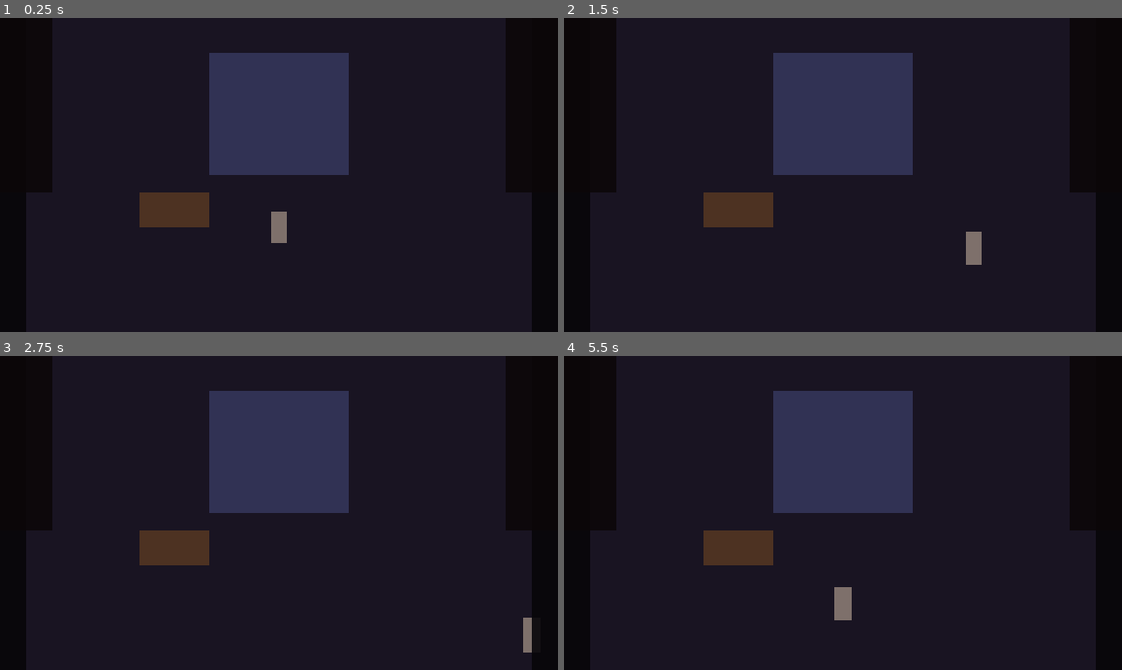
Above: before the commit, frames 1-4 (two rows, left to right).
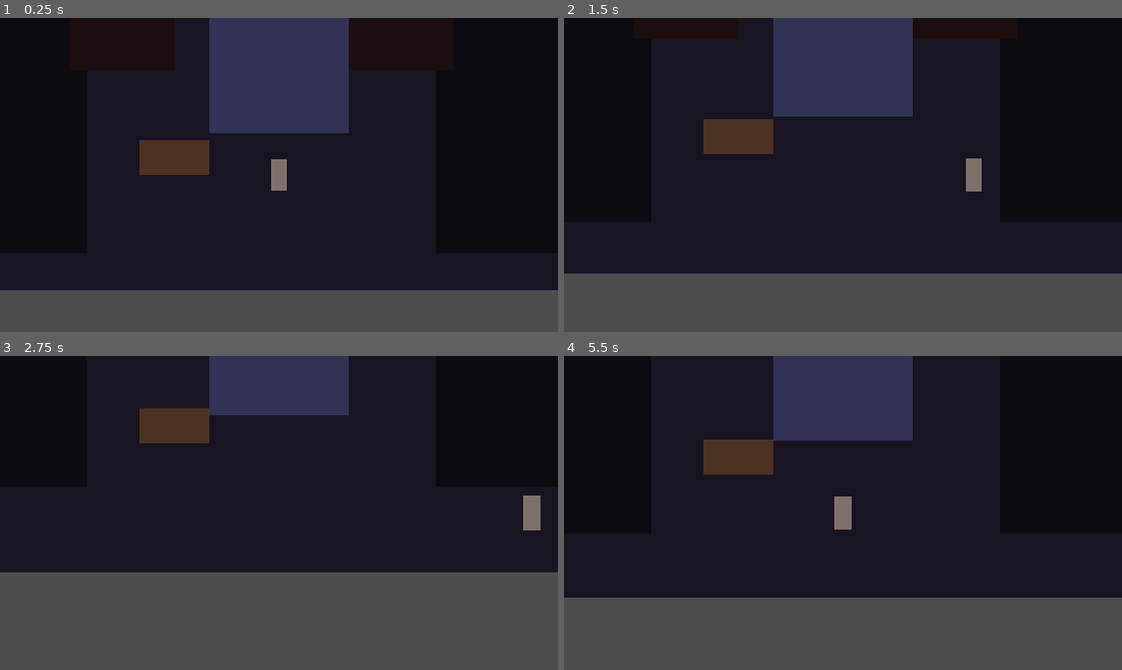
Above: after the commit, the same moments.

Repository: mitomegu03/MitoGit
Game: Godot game, scene res://scenes/side_test.tscn
Same seed, same stepped clock (60 frames per second), same inputs: the game is played once before the commit and once after it. The project has no main scene, so this scene is started directly.
Inputs (mouse positions are in pixels of both pictures, inside the frame that each line leads up to):
- Up to frame 1 (0.25 s): no input
- Up to frame 2 (1.5 s): tap Enter (ui_accept) at 0.5, 0.77 s; move the mouse to (965, 159) at 0.52 s; hold Right (ui_right) 0.53-1.28 s; move the mouse to (731, 190) at 1.27 s; hold Down (ui_down) from 1.28 s (still down)
- Up to frame 3 (2.75 s): tap Enter (ui_accept) at 1.52 s; move the mouse to (334, 443) at 2.02 s; release Down (ui_down) at 2.03 s; hold Right (ui_right) from 2.03 s (still down)
- Up to frame 4 (5.5 s): move the mouse to (815, 575) at 2.77 s; release Right (ui_right) at 2.78 s; hold Up (ui_up) 2.78-3.53 s; tap Enter (ui_accept) at 3.02, 3.77, 4.52 s; move the mouse to (1010, 560) at 3.52 s; hold Left (ui_left) 3.53-5.03 s; move the mouse to (675, 465) at 4.27 s; move the mouse to (870, 513) at 5.02 s; hold Down (ui_down) from 5.03 s (still down)

The runs differ from the first frame. In frame 1, 23% of the frame differs, in the area x 0-100%, y 0-100%; in frame 2, 29%; in frame 3, 46%; in frame 4, 35%.

Commit message:
feat: enhance foreground blur and parallax effect

Diff:
--- a/projects/01_horror-game/godot/scenes/side_test.tscn
+++ b/projects/01_horror-game/godot/scenes/side_test.tscn
@@ -26,8 +26,8 @@
 
 [sub_resource type="ShaderMaterial" id="ShaderMaterial_blur"]
 shader = SubResource("Shader_blur")
-shader_parameter/blur_amount = 3.5
-shader_parameter/opacity = 0.85
+shader_parameter/blur_amount = 6.0
+shader_parameter/opacity = 0.95
 
 [sub_resource type="CircleShape2D" id="CircleShape2D_player"]
 radius = 16.0
@@ -60,6 +60,10 @@
 position = Vector2(320, 240)
 script = ExtResource("1_player")
 
+[node name="Camera2D" type="Camera2D" parent="GameArea/Player"]
+limit_left = 0
+limit_right = 640
+
 [node name="Sprite2D" type="Polygon2D" parent="GameArea/Player"]
 polygon = PackedVector2Array(-10, -20, 10, -20, 10, 20, -10, 20)
 color = Color(0.9, 0.85, 0.7, 1)
@@ -81,33 +85,33 @@
 color = Color(0.55, 0.52, 0.60, 1)
 
 [node name="Foreground" type="Parallax2D" parent="."]
-scroll_scale = Vector2(1.2, 1.2)
+scroll_scale = Vector2(1.5, 1.5)
 material = SubResource("ShaderMaterial_blur")
 
 [node name="PillarLeft" type="ColorRect" parent="Foreground"]
 offset_left = -20.0
 offset_top = 0.0
-offset_right = 30.0
+offset_right = 100.0
 offset_bottom = 360.0
-color = Color(0.05, 0.04, 0.06, 0.9)
+color = Color(0.1, 0.08, 0.12, 1)
 
 [node name="PillarRight" type="ColorRect" parent="Foreground"]
-offset_left = 610.0
+offset_left = 500.0
 offset_top = 0.0
 offset_right = 660.0
 offset_bottom = 360.0
-color = Color(0.05, 0.04, 0.06, 0.9)
+color = Color(0.1, 0.08, 0.12, 1)
 
 [node name="CurtainLeft" type="ColorRect" parent="Foreground"]
-offset_left = 0.0
-offset_top = 0.0
-offset_right = 60.0
-offset_bottom = 200.0
-color = Color(0.08, 0.05, 0.05, 0.85)
+offset_left = 80.0
+offset_top = -20.0
+offset_right = 200.0
+offset_bottom = 150.0
+color = Color(0.2, 0.1, 0.1, 1)
 
 [node name="CurtainRight" type="ColorRect" parent="Foreground"]
-offset_left = 580.0
-offset_top = 0.0
-offset_right = 640.0
-offset_bottom = 200.0
-color = Color(0.08, 0.05, 0.05, 0.85)
+offset_left = 400.0
+offset_top = -20.0
+offset_right = 520.0
+offset_bottom = 150.0
+color = Color(0.2, 0.1, 0.1, 1)
